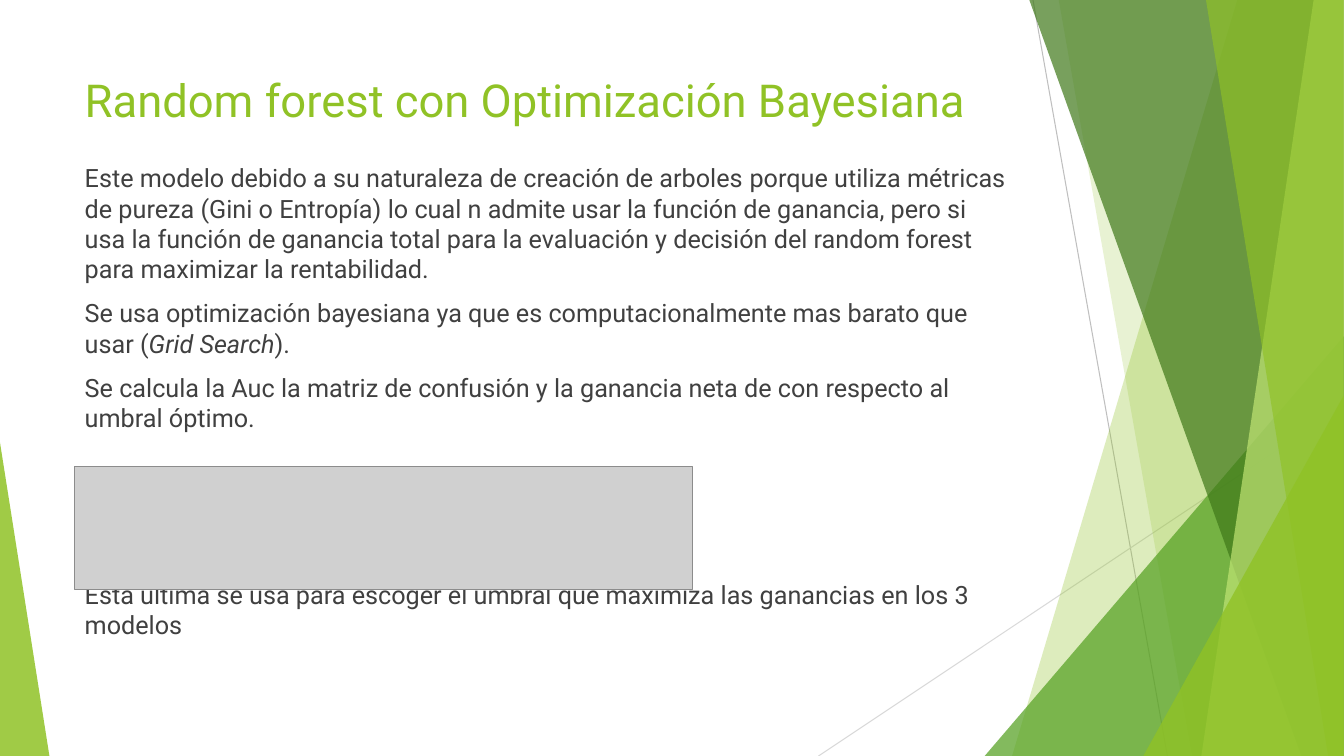
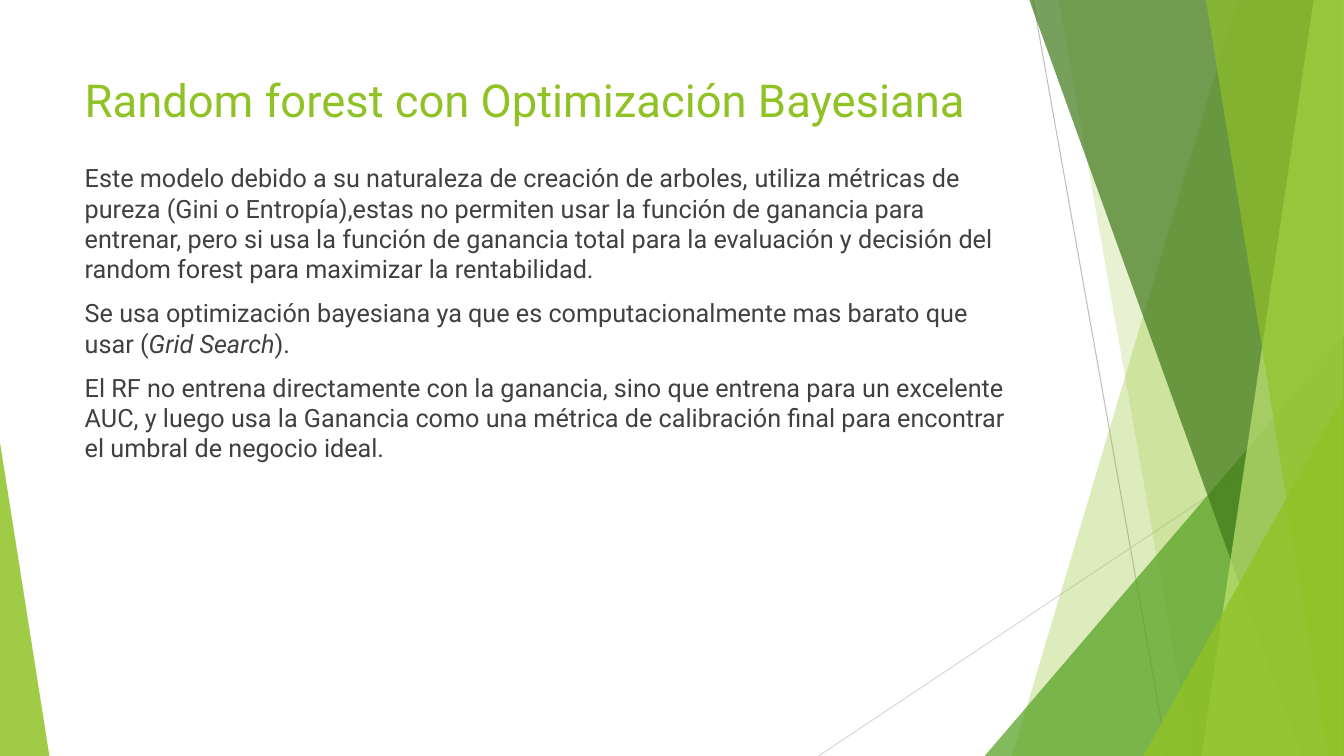
Before and after one commit to JuJurado238/Prueba_MeLi, a slide deck: slide 11 of Modelo de detección de Fraude.pptx (slide 10 before the commit). Drawn at 1344x756 pixels with LibreOffice and Linux fonts; fonts in the diff are those of the drawing; grey boxes stand for pictures. Boxes give left, top, right and bottom in pixels: in the first picture for what was removed or moved away, otherwise in the second. Text is boxed around its words. In the diff, an @@ line names an element or a change of style, - is before the commit and + after.

```diff
--- a/Modelo de detección de Fraude.pptx
+++ b/Modelo de detección de Fraude.pptx
@@ text at (x1=85, y1=168, x2=993, y2=283): text changed @@
-Este modelo debido a su naturaleza de creación de arboles porque utiliza métricas de pureza (Gini o Entropía) lo cual n admite usar la función de ganancia, pero si usa la función de ganancia total para la evaluación y decisión del random forest para maximizar la rentabilidad.
+Este modelo debido a su naturaleza de creación de arboles, utiliza métricas de pureza (Gini o Entropía),estas no permiten usar la función de ganancia para entrenar, pero si usa la función de ganancia total para la evaluación y decisión del random forest para maximizar la rentabilidad.
@@ text at (x1=85, y1=378, x2=1004, y2=463): text changed @@
-Se calcula la Auc la matriz de confusión y la ganancia neta de con respecto al umbral óptimo.
-Esta ultima se usa para escoger el umbral que maximiza las ganancias en los 3 modelos
+El RF no entrena directamente con la ganancia, sino que entrena para un excelente AUC, y luego usa la Ganancia como una métrica de calibración final para encontrar el umbral de negocio ideal.
@@ picture removed at (x1=75, y1=467, x2=693, y2=590) @@
```
Also in this commit, not shown: 10 other slides changed, 3 slides added, 1 slide removed, 3 other files.
